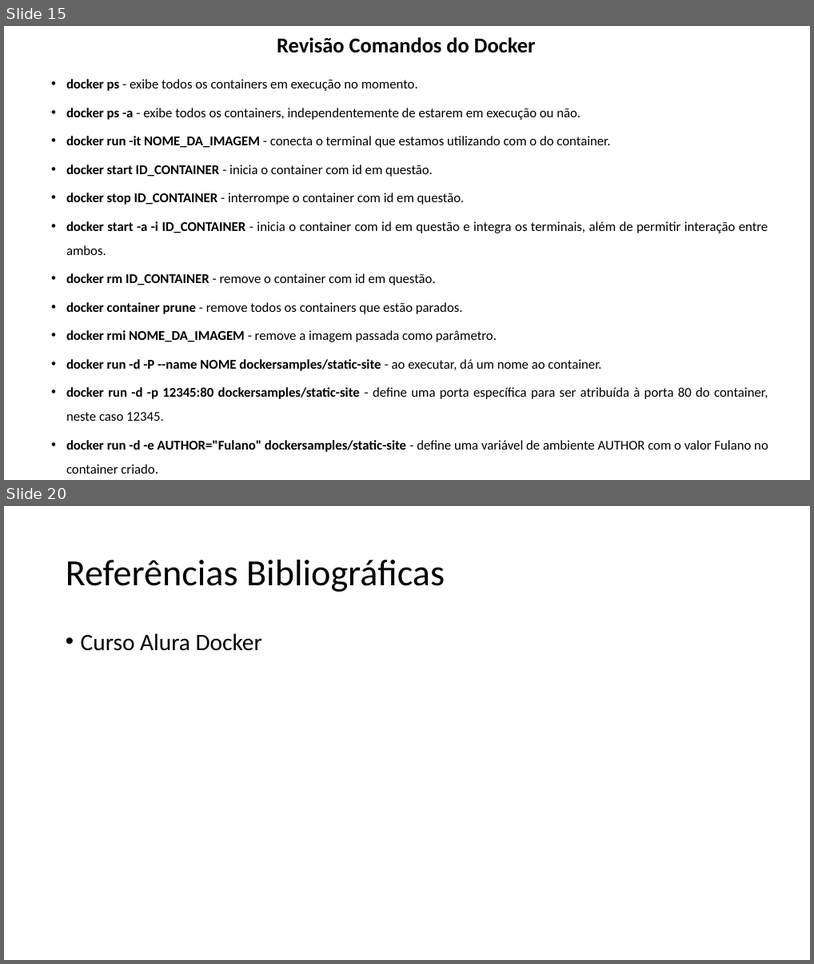
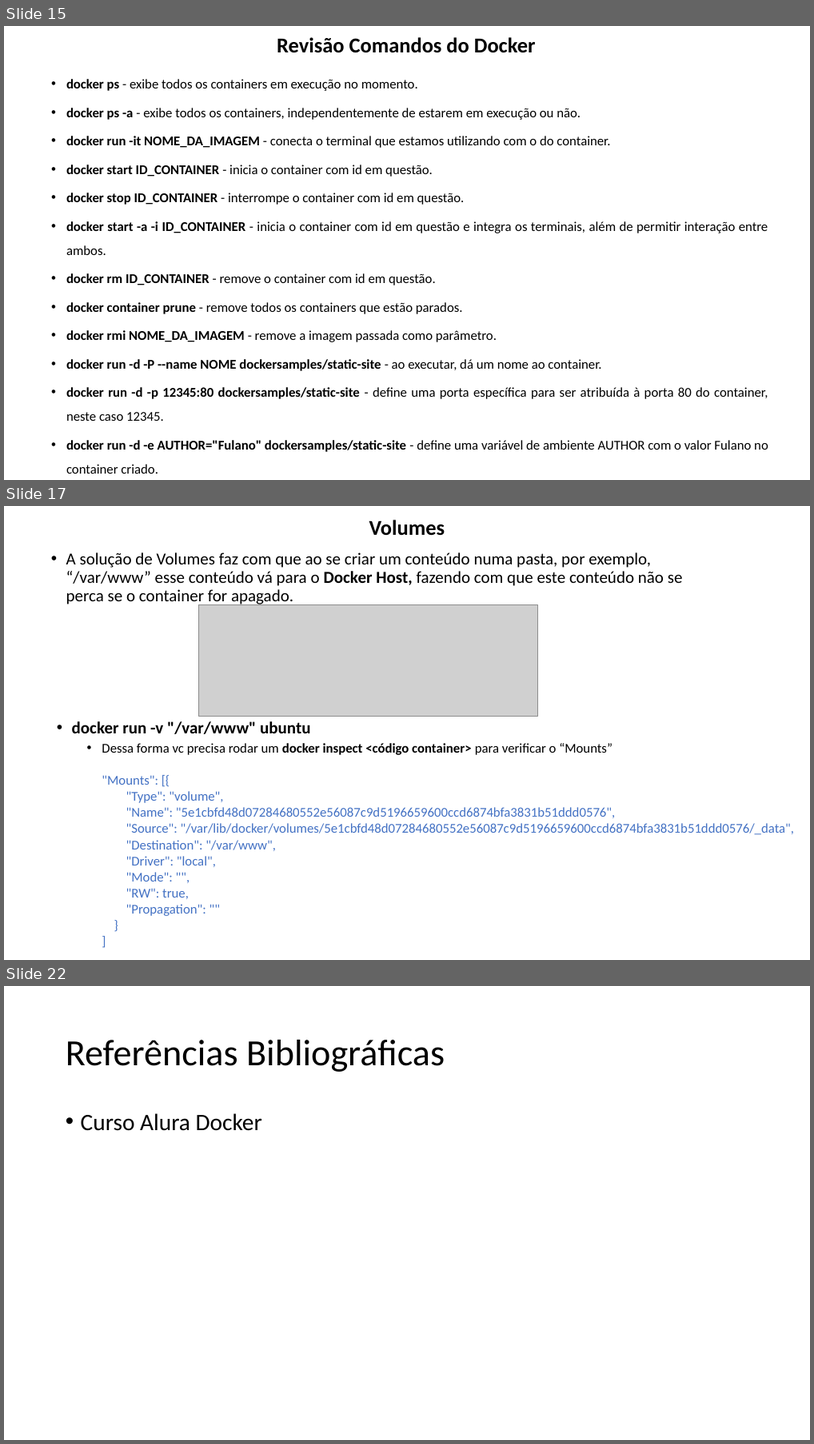
Before and after one commit to lacsousa/learning-docker, a slide deck: docs/docker-resumo.pptx. Shown one above the other, each under a label of ours: slides 15 and 20 before the commit, slides 15, 17 and 22 after it; the slides between them are not shown. The pictures are 814x964 and 814x1444 pixels, drawn with LibreOffice and Linux fonts; fonts in the diff are those of the drawing; grey boxes stand for pictures. Boxes give left, top, right and bottom in pixels: in the first picture for what was removed or moved away, otherwise in the second. Text is boxed around its words. In the diff, an @@ line names an element or a change of style, - is before the commit and + after.

Commit message:
Adicionando conceitos de Volumes

```diff
--- a/docs/docker-resumo.pptx
+++ b/docs/docker-resumo.pptx
@@ slide 17 added at <box>4,506,810,960</box>, background #FFFFFF @@
@@ title added at <box>370,520,446,536</box>, 25.2 pt, text #000000, bold @@
+Volumes
@@ text added at <box>66,552,683,606</box>, 20 pt, text #000000 @@
+• A solução de Volumes faz com que ao se criar um conteúdo numa pasta, por exemplo, “/var/www” esse conteúdo vá para o Docker Host, fazendo com que este conteúdo não se perca se o container for apagado.
@@ picture added at <box>198,605,538,716</box> @@
@@ text added at <box>72,721,613,755</box>, 16 pt, text #000000, bold @@
+• docker run -v "/var/www" ubuntu
+  • Dessa forma vc precisa rodar um docker inspect <código container> para verificar o “Mounts”
@@ text added at <box>102,775,794,916</box>, 16 pt, text #4472C4 @@
+"Mounts": [{
+"Type": "volume",
+"Name": "5e1cbfd48d07284680552e56087c9d5196659600ccd6874bfa3831b51ddd0576",
+"Source": "/var/lib/docker/volumes/5e1cbfd48d07284680552e56087c9d5196659600ccd6874bfa3831b51ddd0576/_data",
+"Destination": "/var/www",
+"Driver": "local",
+"Mode": "",
+"RW": true,
+"Propagation": ""
+}
+]
@@ what was slide 20 is now slide 22 @@
```
Also in this commit, not shown: 2 other slides added, 1 slide removed.
